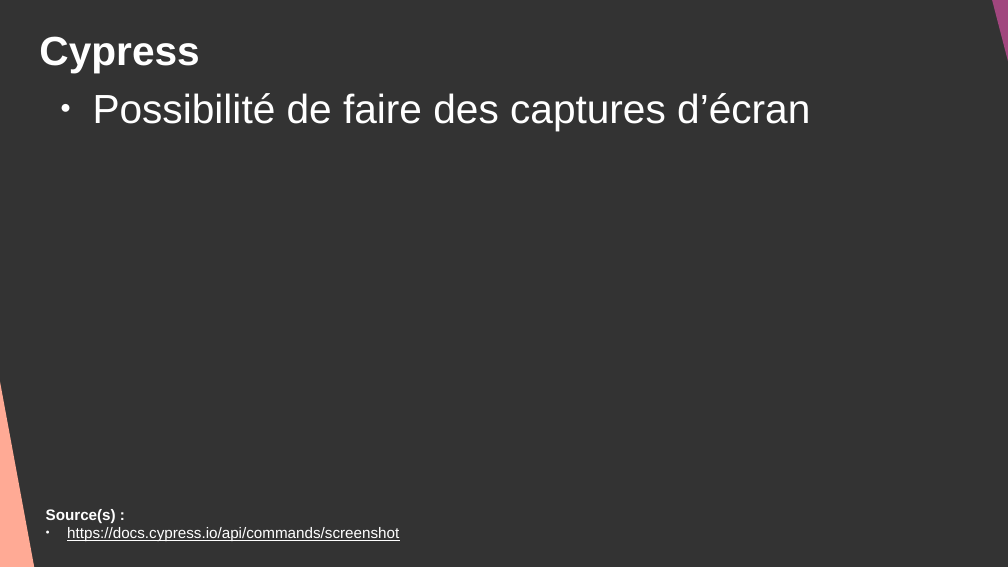
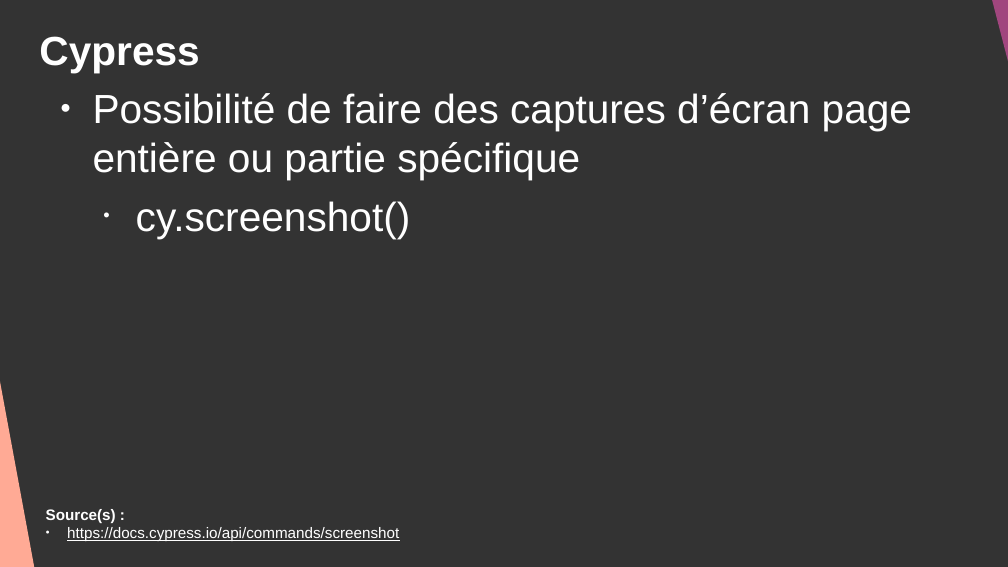
Before and after one commit to DanYellow/cours, a slide deck: slide 53 of developpement-front-s5/travaux-pratiques/numero-2/presentation.odp (slide 45 before the commit). Drawn at 1008x567 pixels with LibreOffice and Linux fonts; fonts in the diff are those of the drawing. Boxes give left, top, right and bottom in pixels: in the first picture for what was removed or moved away, otherwise in the second. Text is boxed around its words. In the diff, an @@ line names an element or a change of style, - is before the commit and + after.

```diff
--- a/developpement-front-s5/travaux-pratiques/numero-2/presentation.odp
+++ b/developpement-front-s5/travaux-pratiques/numero-2/presentation.odp
@@ text at [93, 93, 912, 239]: text changed @@
-● Possibilité de faire des captures d’écran
+● Possibilité de faire des captures d’écran page entière ou partie spécifique
+  • cy.screenshot()
```
Also in this commit, not shown: 4 other slides changed, 9 slides added, 2 slides removed, 7 other files.
